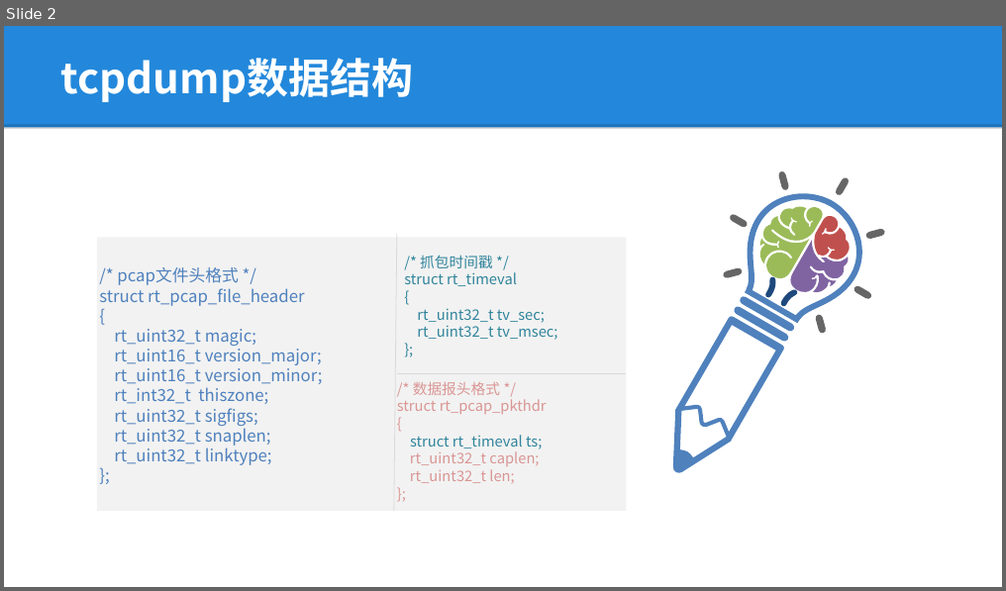
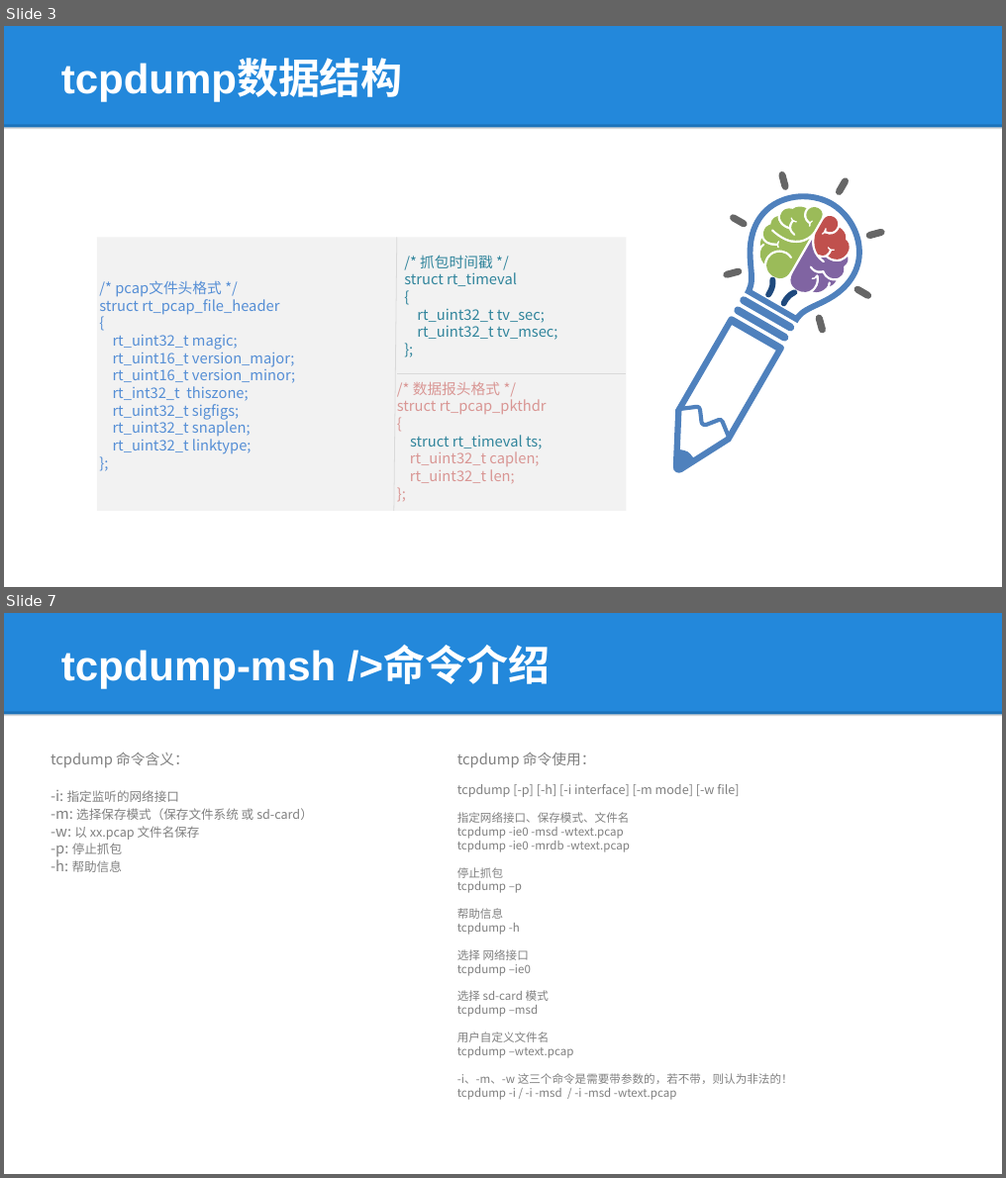
Before and after one commit to lepustse/tcpdump, a slide deck: tcpdump.pptx. Shown one above the other, each under a label of ours: slide 2 before the commit, slides 3 and 7 after it; the slides between them are not shown. The pictures are 1006x591 and 1006x1178 pixels, drawn with LibreOffice and Linux fonts; fonts in the diff are those of the drawing; background and template pictures are left out. Boxes give left, top, right and bottom in pixels: in the first picture for what was removed or moved away, otherwise in the second. Text is boxed around its words. In the diff, an @@ line names an element or a change of style, - is before the commit and + after.

Commit message:
更新如下： 1、优化命令行解析函数 2、优化打印信息 3、添加rdb相关初始化 4、修改ppt

```diff
--- a/tcpdump.pptx
+++ b/tcpdump.pptx
@@ slide 7 added at box(4, 613, 1002, 1174), background #FFFFFF; not listed: 2 template elements that a slide beside it also shows @@
@@ title added at box(61, 647, 549, 688), 40 pt, text #FFFFFF, bold @@
+tcpdump-msh />命令介绍
@@ text added at box(51, 753, 313, 872), 12 pt, text #808080 @@
+tcpdump 命令含义：
+-i: 指定监听的网络接口
+-m: 选择保存模式（保存文件系统 或 sd-card）
+-w: 以 xx.pcap 文件名保存
+-p: 停止抓包
+-h: 帮助信息
@@ text added at box(457, 753, 793, 1100), 11 pt, text #808080 @@
+tcpdump 命令使用：
+tcpdump [-p] [-h] [-i interface] [-m mode] [-w file]
+指定网络接口、保存模式、文件名
+tcpdump -ie0 -msd -wtext.pcap
+tcpdump -ie0 -mrdb -wtext.pcap
+停止抓包
+tcpdump –p
+帮助信息
+tcpdump -h
+选择 网络接口
+tcpdump –ie0
+选择 sd-card 模式
+tcpdump –msd
+用户自定义文件名
+tcpdump –wtext.pcap
+-i、-m、-w 这三个命令是需要带参数的，若不带，则认为非法的！
+tcpdump -i / -i -msd / -i -msd -wtext.pcap
@@ what was slide 2 is now slide 3 @@
@@ slide 3 changed as well @@
@@ title "tcpdump数据结构" at box(61, 60, 403, 101): font Noto Sans CJK SC to Arial @@
@@ text "/* pcap文件头格式 */ struct rt_pcap_file_header" at box(99, 280, 295, 455): size 16 to 14 pt, text colour #4F81BD to #558ED5 @@
```
Also in this commit, not shown: 4 other slides changed, 2 other slides added, 2 slides removed, 3 other files.
